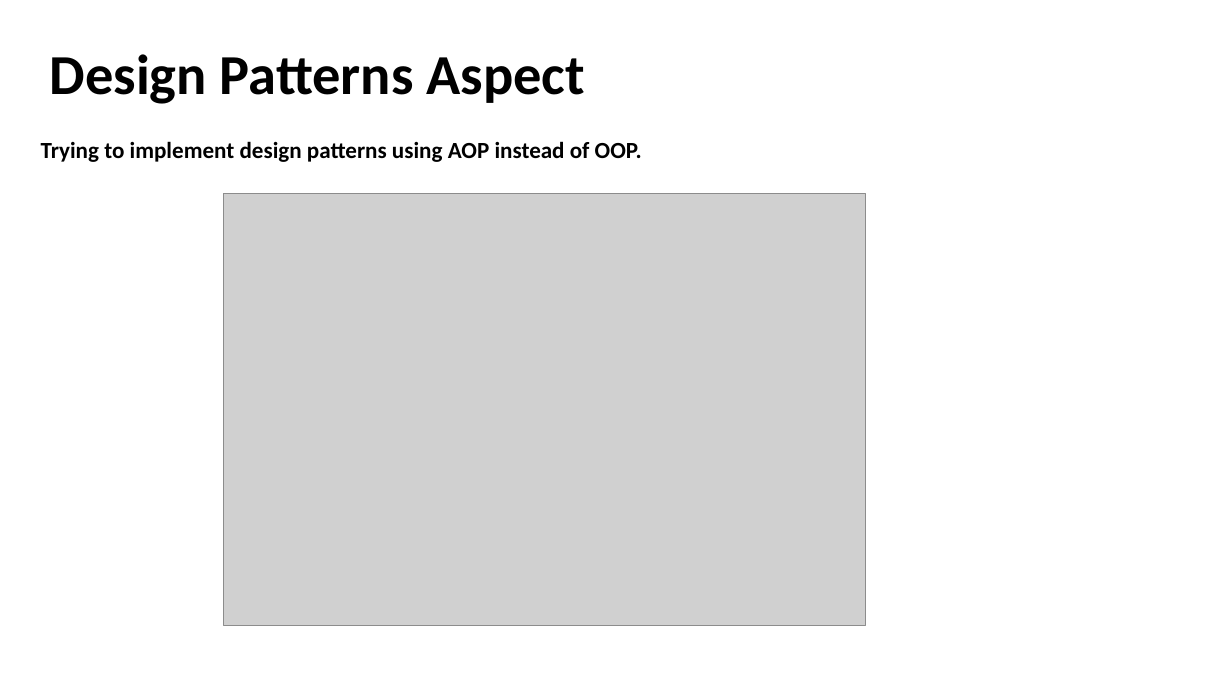
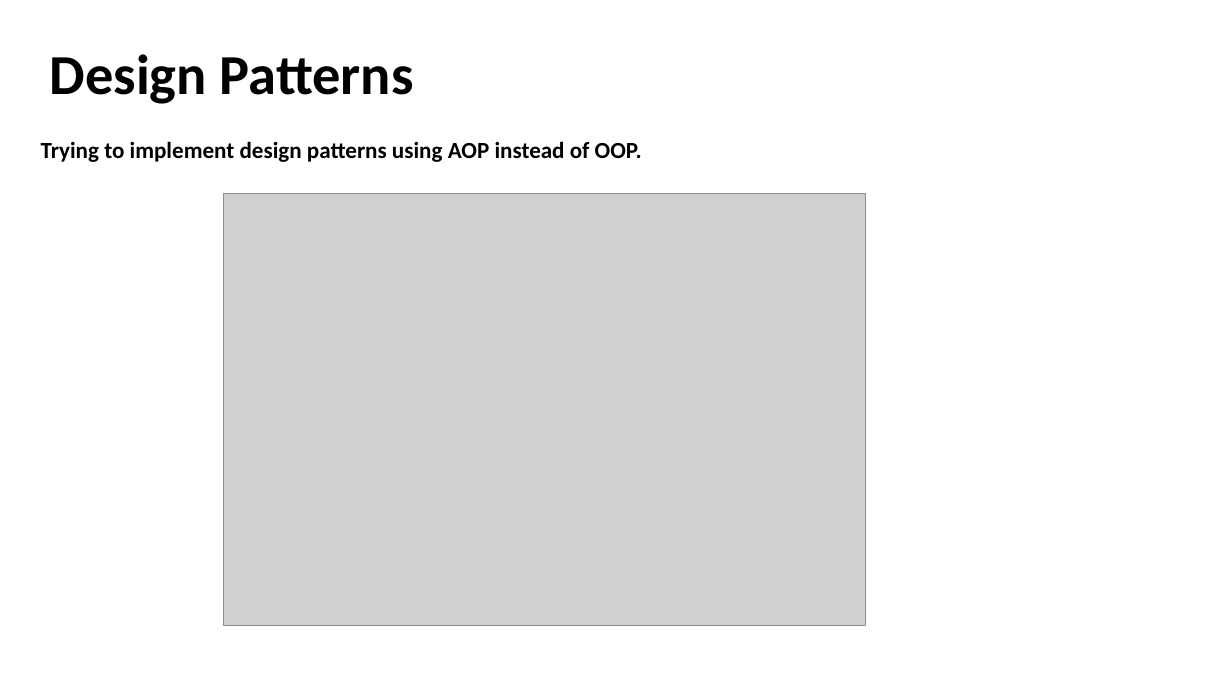
Before and after one commit to akotek/AOP, a slide deck: slide 20 of src/Final Project Presentation.pptx (slide 16 before the commit). Drawn at 1232x693 pixels with LibreOffice and Linux fonts; fonts in the diff are those of the drawing; grey boxes stand for pictures. Boxes give left, top, right and bottom in pixels: in the first picture for what was removed or moved away, otherwise in the second. Text is boxed around its words. In the diff, an @@ line names an element or a change of style, - is before the commit and + after.

```diff
--- a/src/Final Project Presentation.pptx
+++ b/src/Final Project Presentation.pptx
@@ title at (50, 54, 414, 104): text changed @@
-Design Patterns Aspect
+Design Patterns
```
Also in this commit, not shown: 17 other slides changed, 6 slides added, 2 slides removed, 5 other files.
